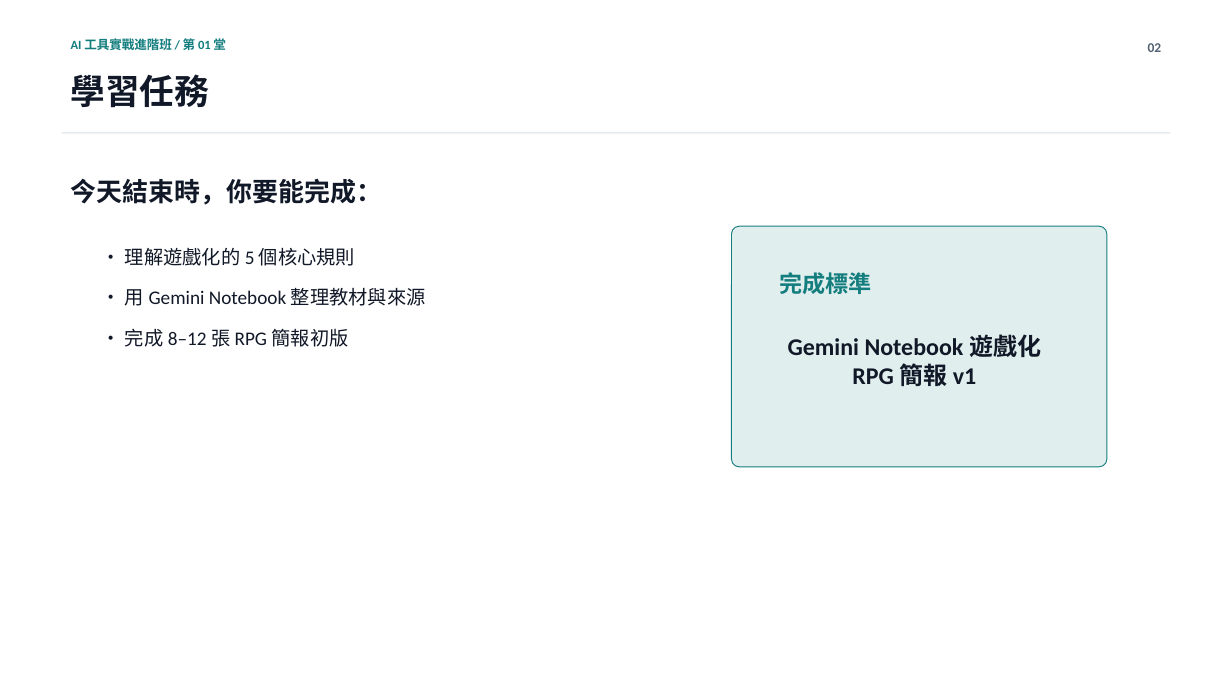
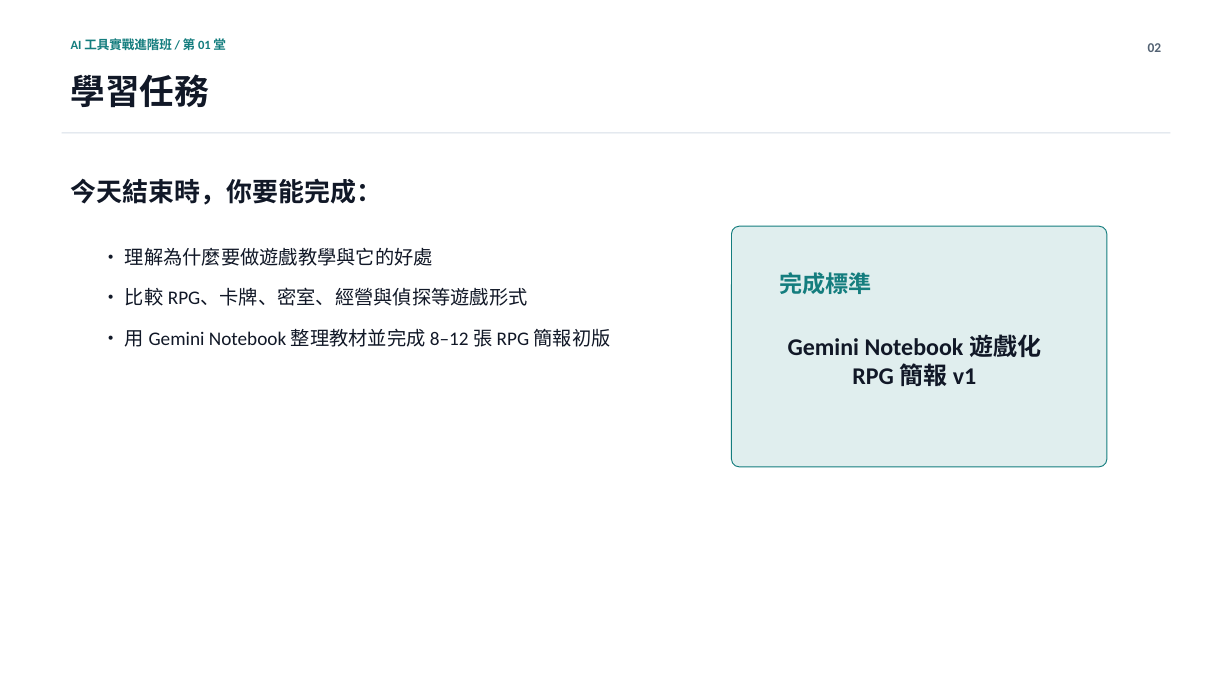
Before and after one commit to Calumai/calumai.com, a slide deck: slide 2 of class/ppt/lesson-01.pptx. Drawn at 1232x693 pixels with LibreOffice and Linux fonts; fonts in the diff are those of the drawing. Boxes give left, top, right and bottom in pixels: in the first picture for what was removed or moved away, otherwise in the second. Text is boxed around its words. In the diff, an @@ line names an element or a change of style, - is before the commit and + after.

```diff
--- a/class/ppt/lesson-01.pptx
+++ b/class/ppt/lesson-01.pptx
@@ text at <box>125,248,433,266</box>: text changed @@
-• 理解遊戲化的 5 個核心規則
+• 理解為什麼要做遊戲教學與它的好處
@@ text at <box>125,288,528,306</box>: text changed @@
-• 用 Gemini Notebook 整理教材與來源
+• 比較 RPG、卡牌、密室、經營與偵探等遊戲形式
@@ text at <box>125,329,611,347</box>: text changed @@
-• 完成 8–12 張 RPG 簡報初版
+• 用 Gemini Notebook 整理教材並完成 8–12 張 RPG 簡報初版
```
Also in this commit, not shown: 1 other slide changed, 3 other files.
